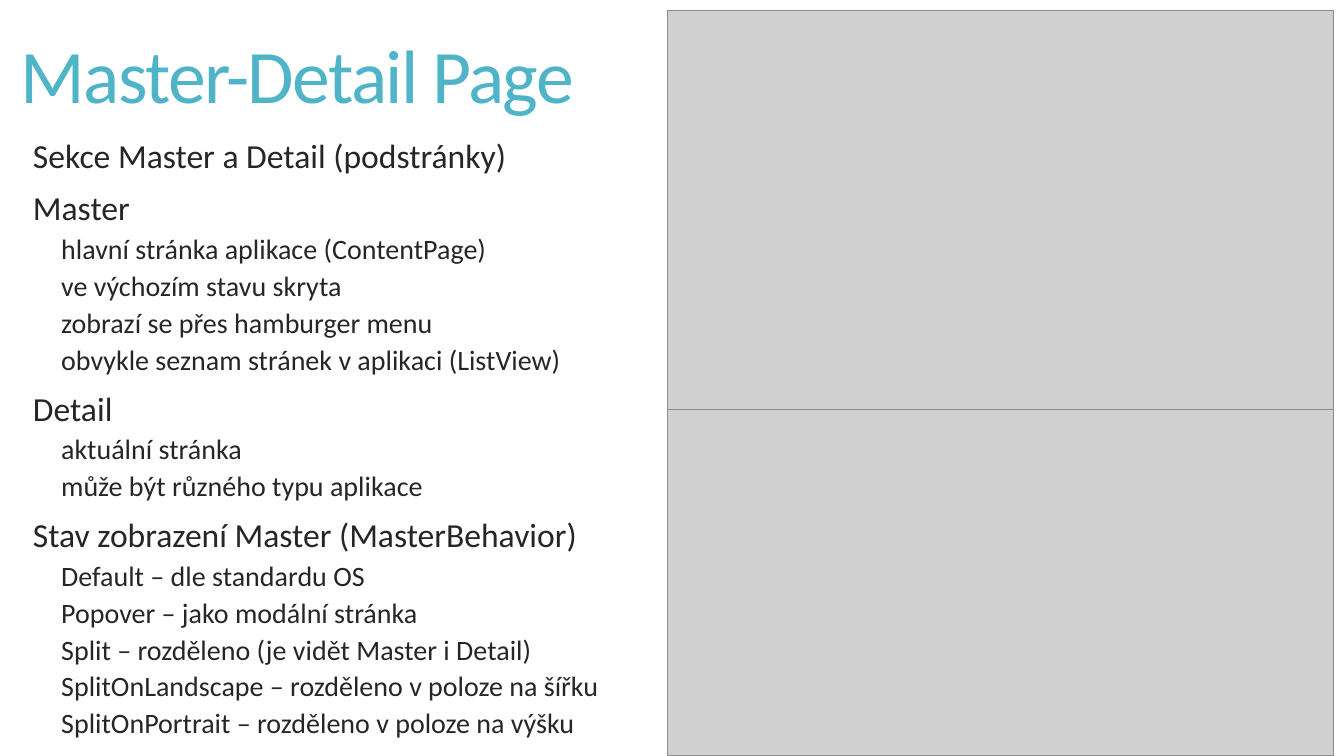
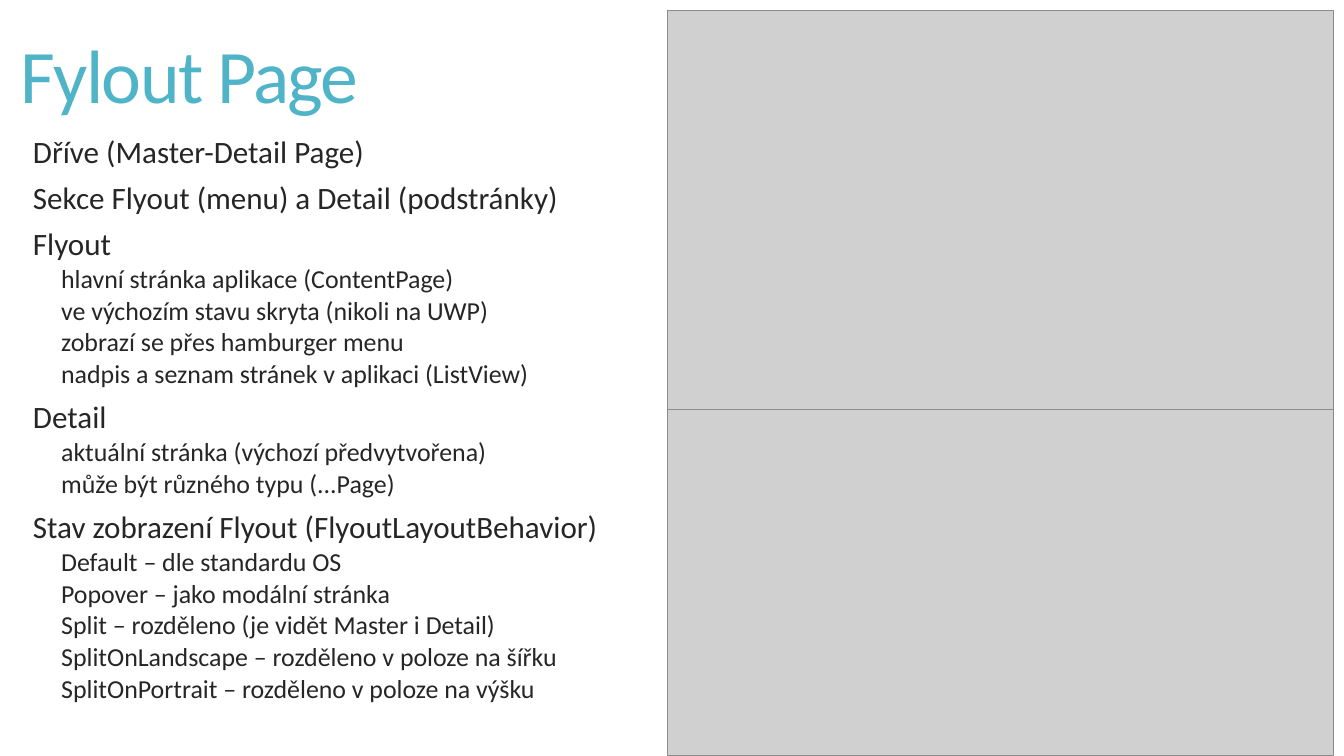
Before and after one commit to PetrVobornik/prednasky, a slide deck: slide 9 of Xamarin.Forms/04-Navigace/navigace.ppsx (slide 8 before the commit). Drawn at 1344x756 pixels with LibreOffice and Linux fonts; fonts in the diff are those of the drawing; grey boxes stand for pictures. Boxes give left, top, right and bottom in pixels: in the first picture for what was removed or moved away, otherwise in the second. Text is boxed around its words. In the diff, an @@ line names an element or a change of style, - is before the commit and + after.

```diff
--- a/Xamarin.Forms/04-Navigace/navigace.ppsx
+++ b/Xamarin.Forms/04-Navigace/navigace.ppsx
@@ title at (21,50,358,116): text changed @@
-Master-Detail Page
+Fylout Page
@@ text at (33,140,558,260): text changed; size 24 to 22.2 pt @@
-  Sekce Master a Detail (podstránky)
-  Master
+  Dříve (Master-Detail Page)
+  Sekce Flyout (menu) a Detail (podstránky)
+  Flyout
@@ text at (33,269,557,702): size 20 to 18.5 pt in "hlavní stránka aplikace (ContentPage)", "zobrazí se přes hamburger menu", "Default – dle standardu OS", "Popover – jako modální stránka" and 3 more places; size 24 to 22.2 pt in "Detail"; line spacing 0.85 to 0.75 @@
@@ text at (61,301,488,324): text changed; size 20 to 18.5 pt @@
-    ve výchozím stavu skryta
+    ve výchozím stavu skryta (nikoli na UWP)
@@ text at (61,364,528,387): text changed; size 20 to 18.5 pt @@
-    obvykle seznam stránek v aplikaci (ListView)
+    nadpis a seznam stránek v aplikaci (ListView)
@@ text at (33,442,598,543): text changed; size 20 to 18.5 pt @@
-    aktuální stránka
-    může být různého typu aplikace
-  Stav zobrazení Master (MasterBehavior)
+    aktuální stránka (výchozí předvytvořena)
+    může být různého typu (...Page)
+  Stav zobrazení Flyout (FlyoutLayoutBehavior)
```
Also in this commit, not shown: 1 other slide changed, 1 slide added, 1 slide removed, 15 other files.
